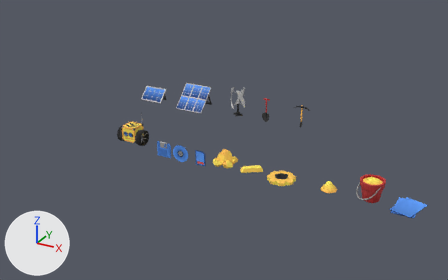
A saved change to the Blender file Blender/robots.blend.
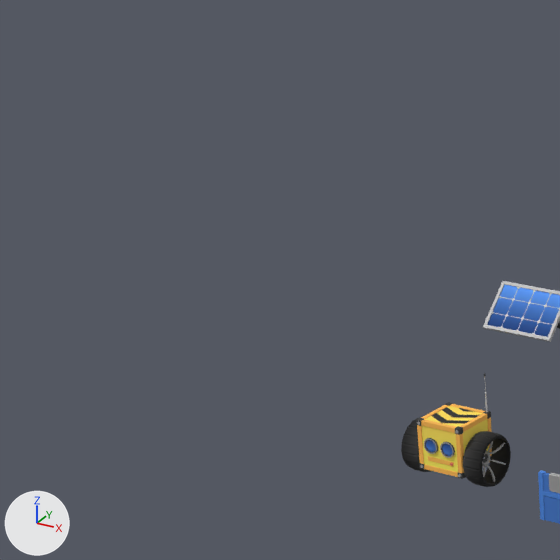
Each version appears first whole from a 50 mm camera at (48.2, -62.0, 34.3) aimed at (13.4, 1.3, 2.7), and next in a close-up on the part from 0% to 36% of the width and 1% to 60% of the height. Every picture has the same lights, and +X, +Y and +Z are marked at lower left. The older version's two pictures come first.
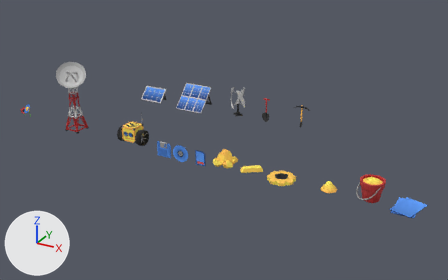
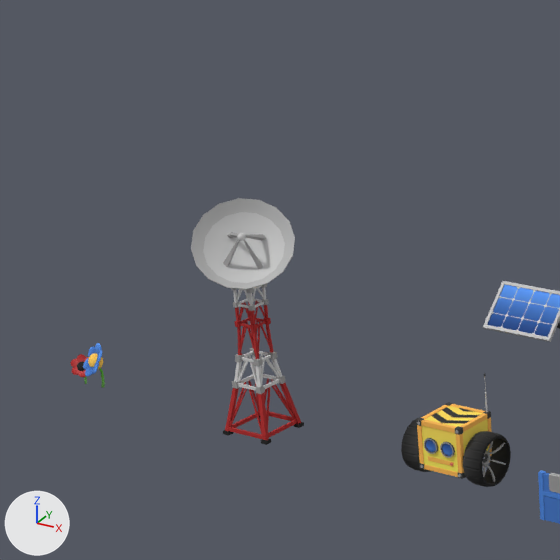
Changed parts and their boxes [x1, y1, x2, y2] in the close-ups (560 x 560 px):
'Sphere', added
    after: [191, 198, 295, 289]
'Cube.008', added
    after: [223, 284, 304, 445]
'Icosphere.001', added
    after: [70, 343, 105, 388]

What changed in the scene script:
```text
Add me_icosphere_001:
    me_icosphere_001.from_pydata(...)  # 636 vertices, 1160 faces; spans x -0.7..1.29, y -0.58..0.4, z -0.02..2.05
    me_icosphere_001.polygons.foreach_set('use_smooth', [True] * 1160)
    me_icosphere_001.materials.append(mat_material)  # picture img_robot_png
Add me_sphere:
    me_sphere.from_pydata(...)  # 204 vertices, 244 faces; spans x -1.58..1.58, y -1.58..1.58, z -0.02..1.22
    me_sphere.polygons.foreach_set('use_smooth', [True] * 244)
    me_sphere.materials.append(mat_material)  # picture img_robot_png
Add me_cube_008:
    me_cube_008.from_pydata(...)  # 304 vertices, 199 faces; spans x -1.17..0.0, y -1.18..0.0, z -0.07..7.14
    me_cube_008.materials.append(mat_material)  # picture img_robot_png
Add ob_icosphere_001:
    ob_icosphere_001 = bpy.data.objects.new('Icosphere.001', me_icosphere_001)
    ob_icosphere_001.location = (-20.0, 0.0, 0.0)
Add ob_sphere:
    ob_sphere = bpy.data.objects.new('Sphere', me_sphere)
    ob_sphere.parent = ob_cube_008
    ob_sphere.matrix_parent_inverse = Matrix(((1.0, 0.0, 0.0, 10.0), (0.0, 1.0, 0.0, 0.0), (0.0, 0.0, 1.0, 0.0), (0.0, 0.0, 0.0, 1.0)))
    ob_sphere.location = (-10.0, 0.0, 7.67)
    ob_sphere.rotation_euler = (0.732, -0.315, 0.991)  # degrees (42, -18, 57)
    ob_sphere.scale = (1.3, 1.3, 1.3)
    _m = ob_sphere.modifiers.new('EdgeSplit', 'EDGE_SPLIT')
Add ob_cube_008:
    ob_cube_008 = bpy.data.objects.new('Cube.008', me_cube_008)
    ob_cube_008.location = (-10.0, 0.0, 0.0)
    _m = ob_cube_008.modifiers.new('Mirror', 'MIRROR')
    _m.use_axis = (True, True, False)
    _m.use_clip = True
```
